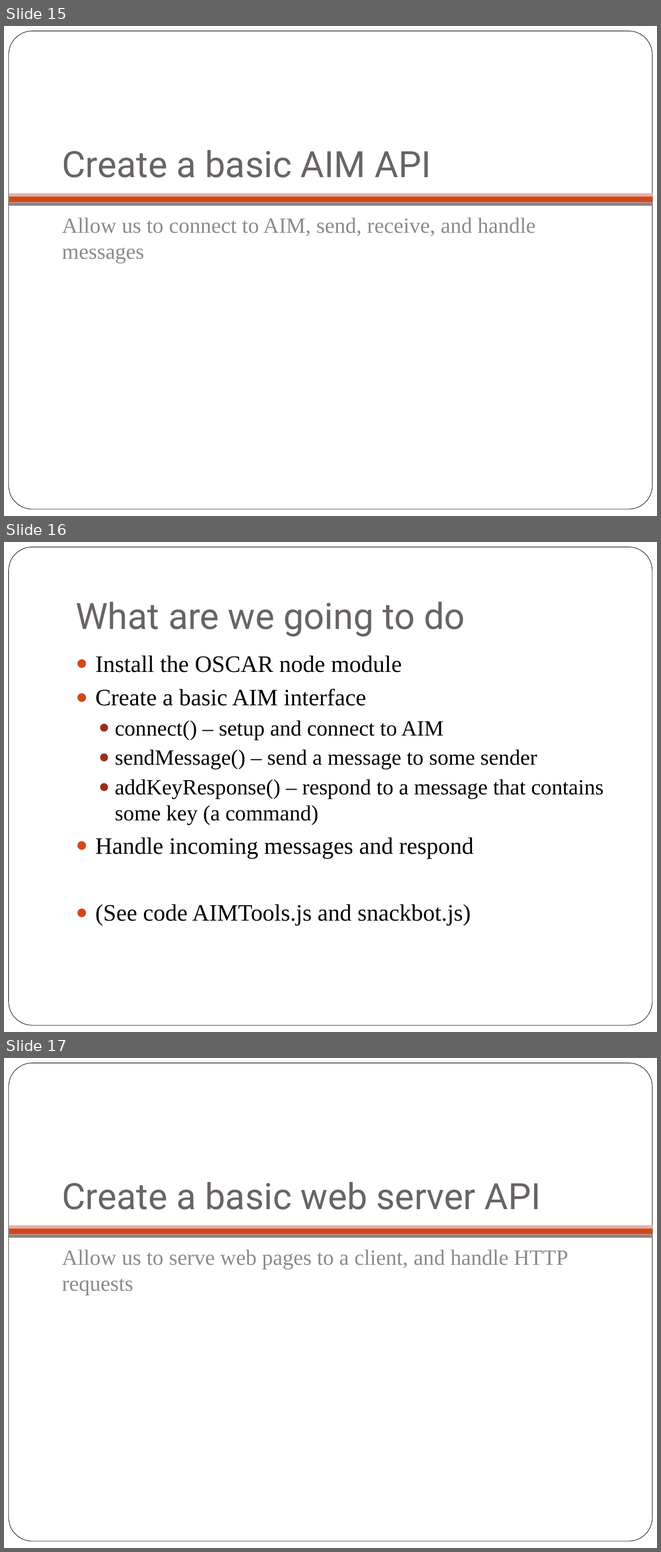
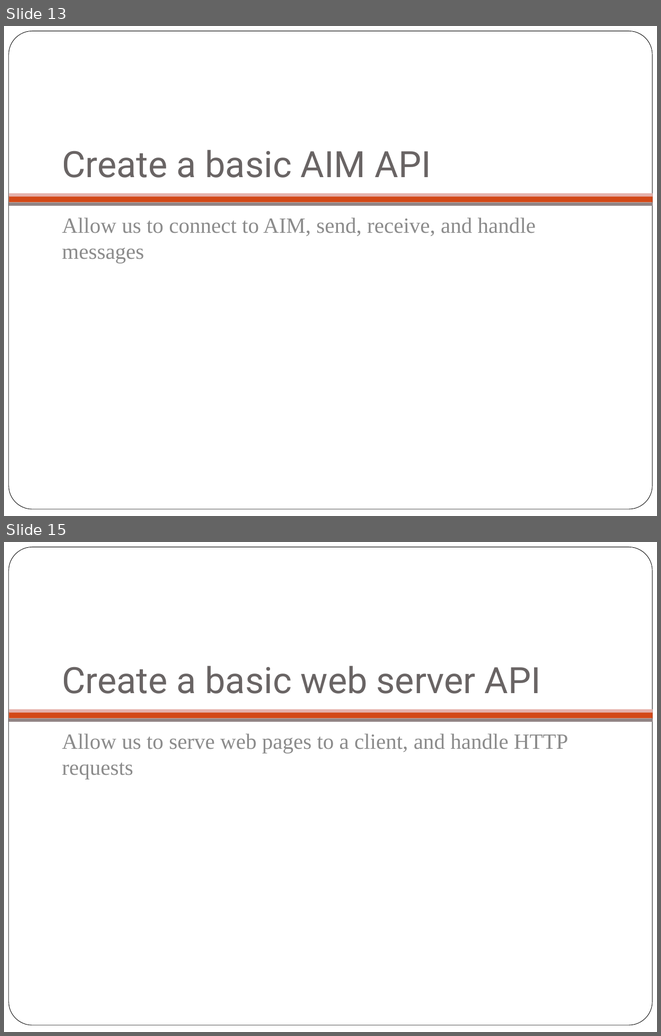
Before and after one commit to ZECTBynmo/SnackBot, a slide deck: SnackBot.pptx. Shown one above the other, each under a label of ours: slides 15, 16 and 17 before the commit, slides 13 and 15 after it; the slides between them are not shown. The pictures are 661x1552 and 661x1036 pixels, drawn with LibreOffice and Linux fonts; fonts in the diff are those of the drawing; background and template pictures are left out. Boxes give left, top, right and bottom in pixels: in the first picture for what was removed or moved away, otherwise in the second. Text is boxed around its words. In the diff, an @@ line names an element or a change of style, - is before the commit and + after.

```diff
--- a/SnackBot.pptx
+++ b/SnackBot.pptx
@@ slide 16 removed at [4,542,657,1032], background #FFFFFF; not listed: 1 template element that a slide beside it also shows @@
@@ title removed at [76,601,465,636] @@
-What are we going to do
@@ text removed at [95,655,604,925] @@
-● Install the OSCAR node module
-● Create a basic AIM interface
-  ● connect() – setup and connect to AIM
-  ● sendMessage() – send a message to some sender
-  ● addKeyResponse() – respond to a message that contains some key (a command)
-● Handle incoming messages and respond
-● (See code AIMTools.js and snackbot.js)
@@ what was slide 15 is now slide 13 @@
@@ what was slide 17 is now slide 15 @@
```
Also in this commit, not shown: 7 slides changed, 3 slides added, 1 other slide removed.
